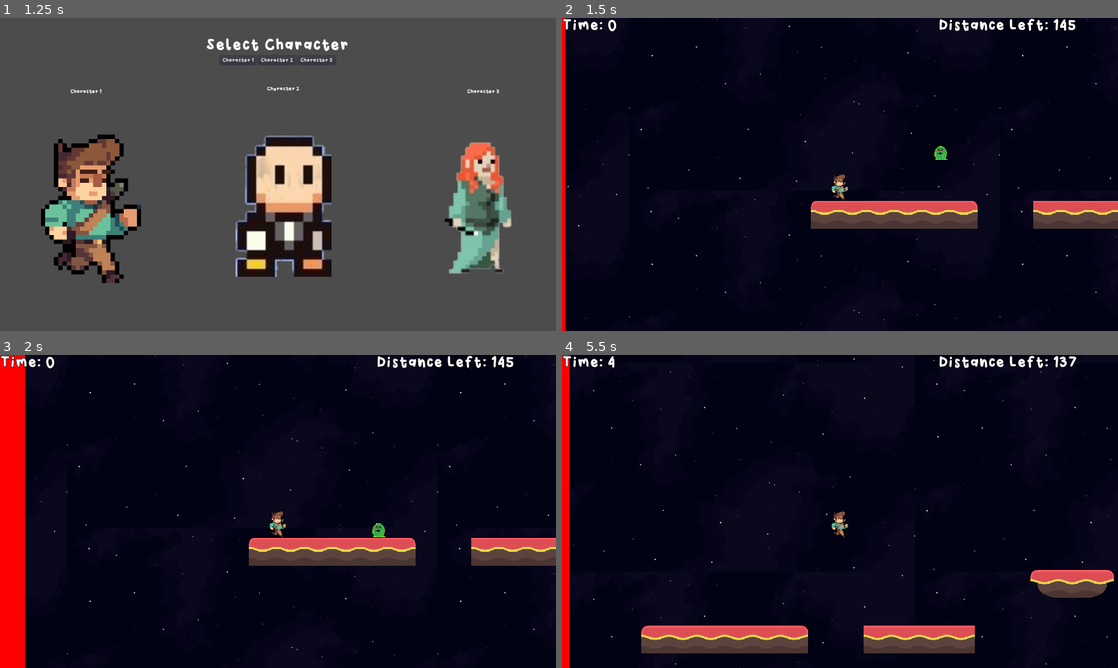
Above: before the commit, frames 1-4 (two rows, left to right).
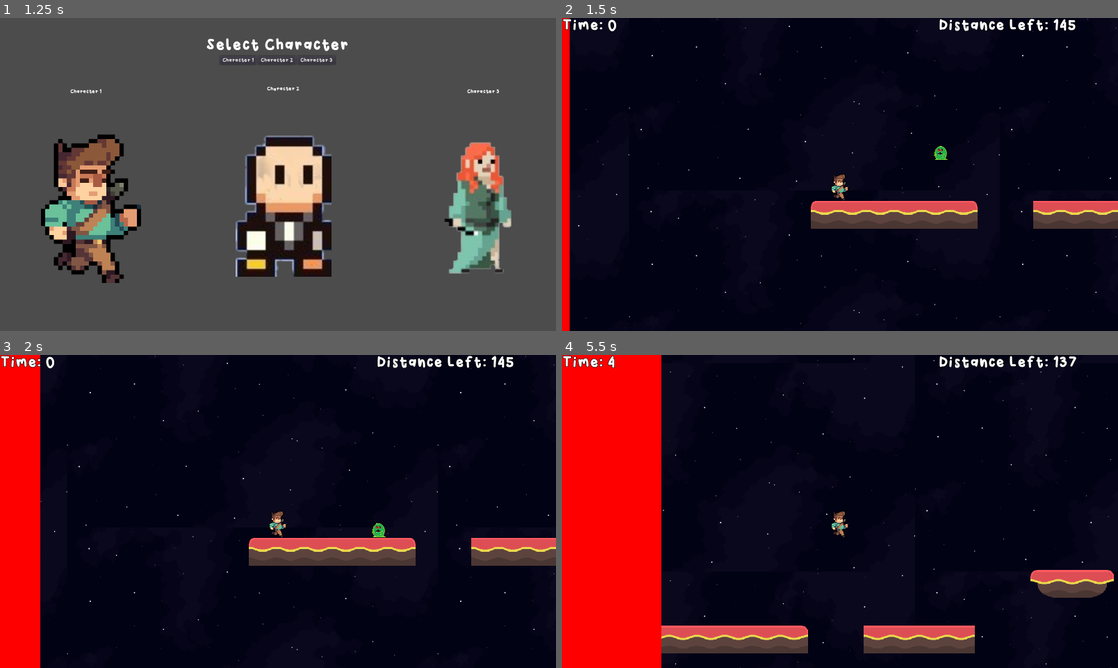
Above: after the commit, the same moments.

Repository: jonahshader/back5_platformer_unit3
Game: Godot game, scene res://scenes/menus/MainMenu.tscn
The game is run twice, just before and just after one commit, with the same random seed, the same clock (stepped at 60 frames per second) and the same inputs.
Inputs:
- Up to frame 1 (1.25 s): click "Start Game" at 0.5 s
- Up to frame 2 (1.5 s): click "Character 1" at 1.25 s
- Up to frame 3 (2 s): no input
- Up to frame 4 (5.5 s): hold Right (move_right) 2.03-3.53 s; tap Space (jump) at 2.27, 3.02, 4.52, 5.27 s; hold Left (move_left) 3.53-4.28 s; hold Right (move_right) from 4.28 s (still down)

Frame 1 is identical in both runs. In frame 2, 0.7% of the frame differs, in the area x 0-2%, y 0-100%; in frame 3, 2.7%; in frame 4, 16%, in the area x 1-18%, y 0-100%.

Commit message:
Changed speed of wall in level 1

Diff:
--- a/scenes/levels/Level_1.tscn
+++ b/scenes/levels/Level_1.tscn
@@ -24,6 +24,7 @@
 
 [node name="Death_Wall" parent="." instance=ExtResource( 5 )]
 position = Vector2( -1227.01, 954.128 )
+speed = 150
 
 [node name="GameHud" parent="." instance=ExtResource( 3 )]
 
